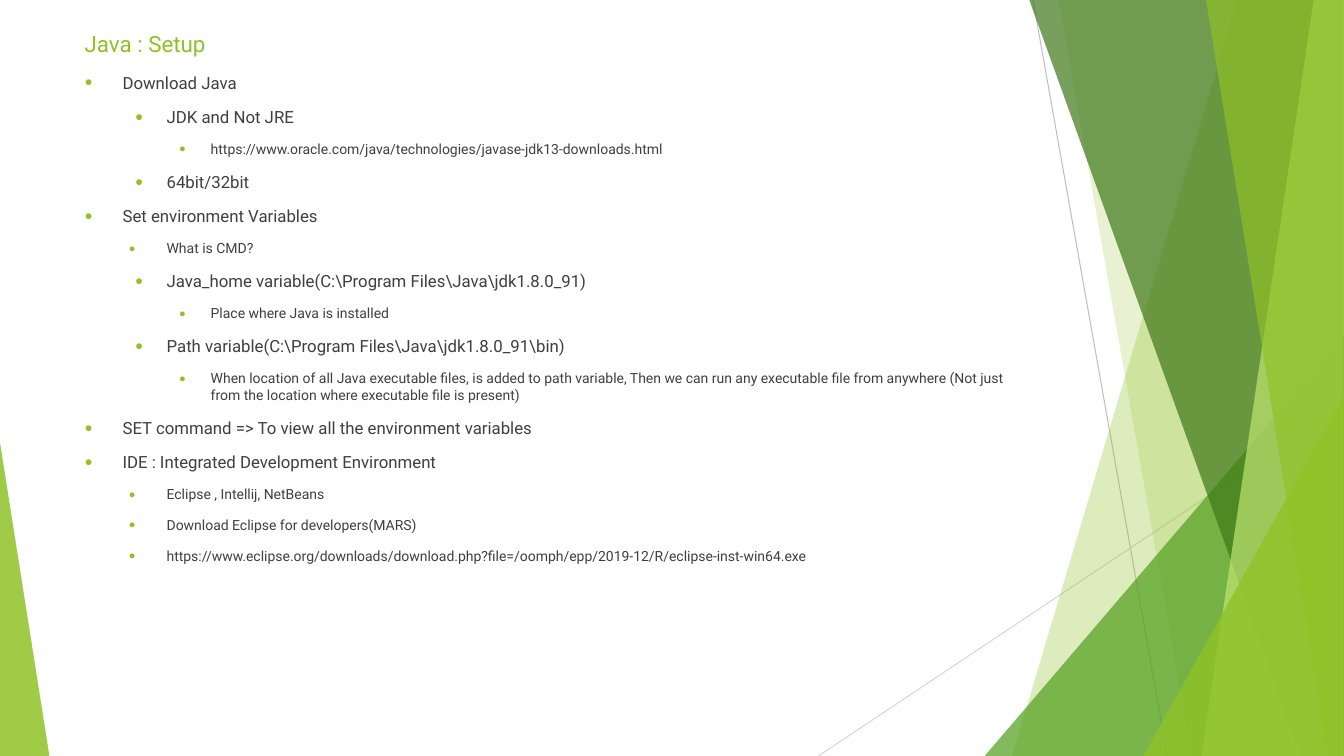
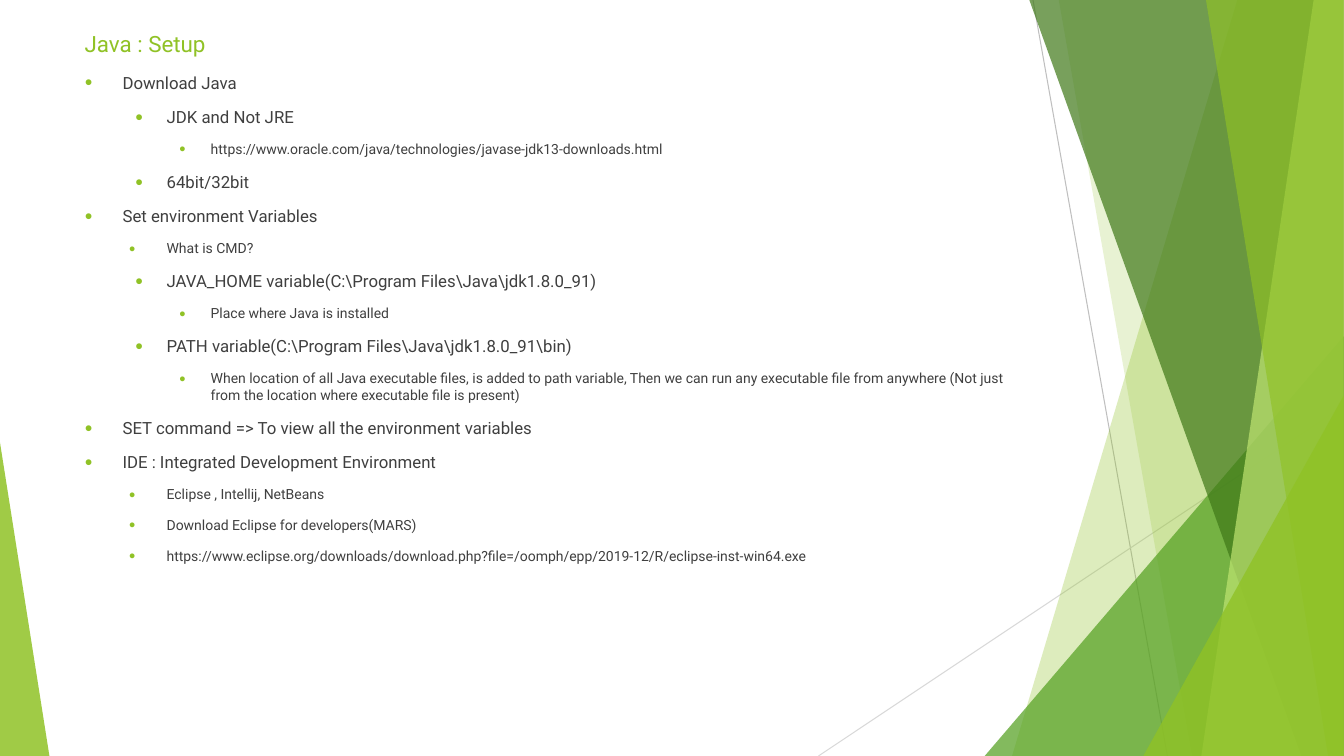
Before and after one commit to sidissir/mk-java-training, a slide deck: slide 3 of AutomationPPT.pptx. Drawn at 1344x756 pixels with LibreOffice and Linux fonts; fonts in the diff are those of the drawing. Boxes give left, top, right and bottom in pixels: in the first picture for what was removed or moved away, otherwise in the second. Text is boxed around its words. In the diff, an @@ line names an element or a change of style, - is before the commit and + after.

```diff
--- a/AutomationPPT.pptx
+++ b/AutomationPPT.pptx
@@ text at [167,274,597,291]: text changed @@
-  ● Java_home variable(C:\Program Files\Java\jdk1.8.0_91)
+  ● JAVA_HOME variable(C:\Program Files\Java\jdk1.8.0_91)
@@ text at [167,339,572,356]: text changed @@
-  ● Path variable(C:\Program Files\Java\jdk1.8.0_91\bin)
+  ● PATH variable(C:\Program Files\Java\jdk1.8.0_91\bin)
```
Also in this commit, not shown: 3 other slides changed, 1 slide removed.
